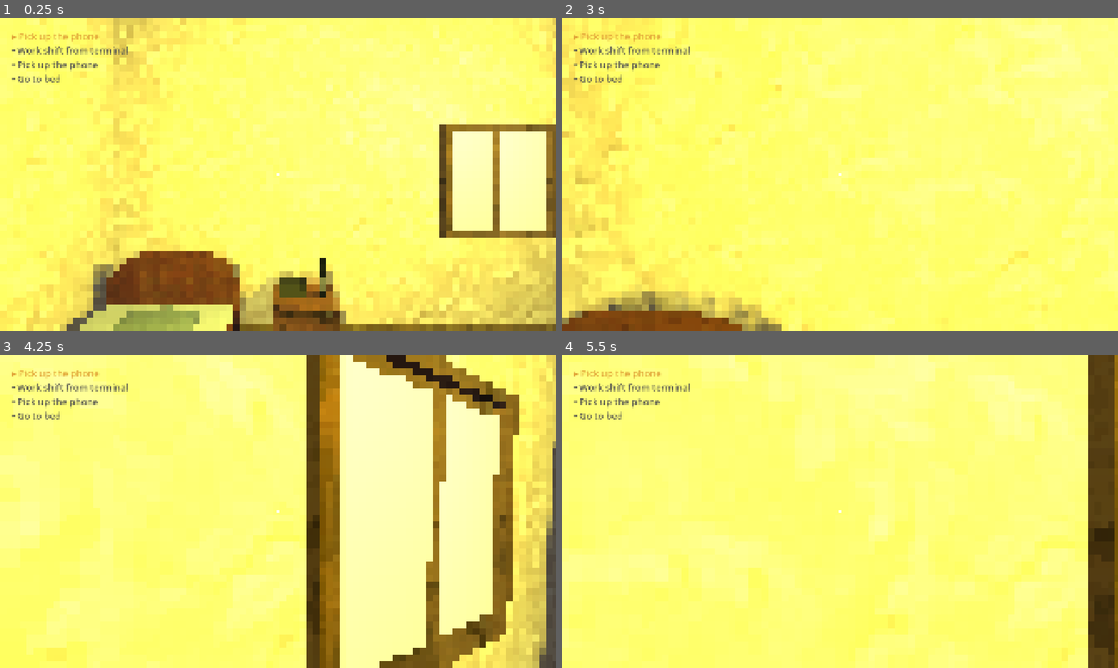
Above: before the commit, frames 1-4 (two rows, left to right).
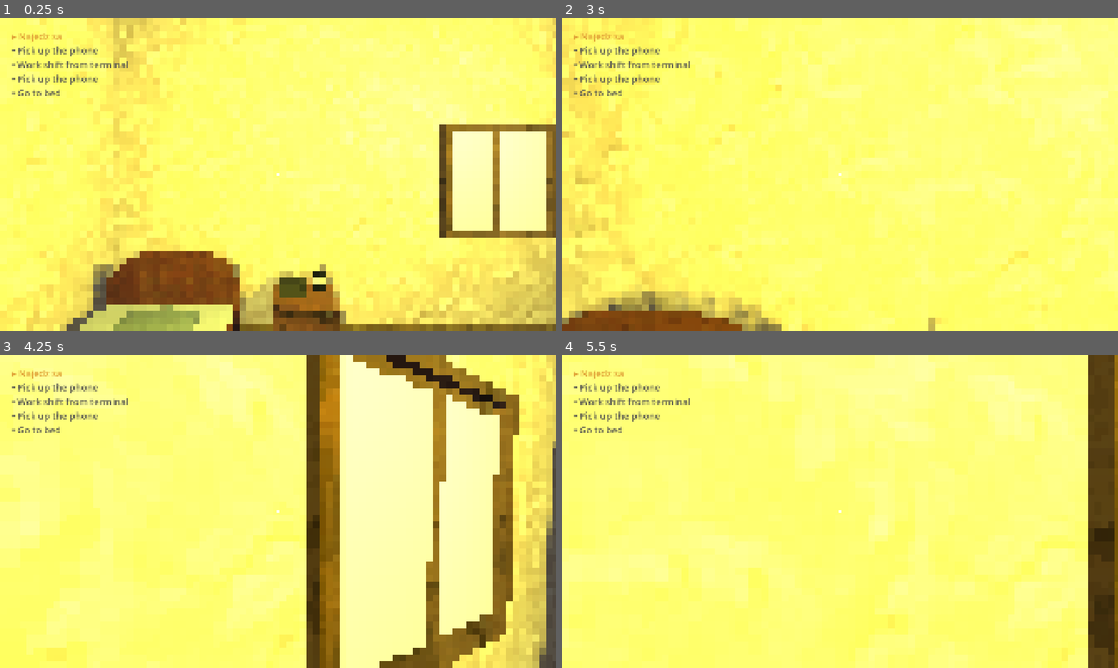
Above: after the commit, the same moments.

Repository: SimonKyselica/still-human
Game: Godot game, scene res://Main.tscn
The game is run twice, just before and just after one commit, with the same random seed, the same clock (stepped at 60 frames per second) and the same inputs. Sound files missing from this copy of the repository are replaced by a short silence.
Inputs (mouse positions are in pixels of both pictures, inside the frame that each line leads up to):
- Up to frame 1 (0.25 s): no input
- Up to frame 2 (3 s): tap Enter at 0.5, 2 s; move the mouse to (867, 174) at 0.52 s; hold E (interact) 0.53-1.28 s; hold W (move_forward) from 0.53 s (still down); click (867, 174) at 0.67 s; tap Space (advance_dialog) at 1.25, 1.35, 2.75 s; move the mouse to (812, 174) at 1.27 s; tap E (interact) at 1.55, 2.85 s; move the mouse to (851, 168) at 2.02 s; hold E (interact) 2.03-2.78 s; move the mouse to (834, 180) at 2.77 s; click (834, 180) at 2.92 s
- Up to frame 3 (4.25 s): keep holding W (move_forward); tap Enter at 3.5 s; move the mouse to (316, 514) at 3.52 s; hold Space (advance_dialog) from 3.53 s (still down); tap E (interact) at 3.8 s
- Up to frame 4 (5.5 s): keep holding W (move_forward); move the mouse to (795, 508) at 4.27 s; release Space (advance_dialog) at 4.28 s; tap E (interact) at 4.35 s; tap Space (advance_dialog) at 5 s; move the mouse to (845, 511) at 5.02 s; hold E (interact) from 5.03 s (still down); click (845, 511) at 5.17 s

The runs differ from the first frame. In frame 1, 1.3% of the frame differs, in the area x 2-60%, y 4-90%; in frame 2, 1.0%; in frame 3, 0.9%; in frame 4, 0.9%.

Commit message:
added two simple tasks: Eat burger and drink vine

Diff:
--- /dev/null
+++ b/Assets/Simple Tasks/Bottle.tscn
@@ -0,0 +1,19 @@
+[gd_scene format=3 uid="uid://flwix8h16d8c"]
+
+[ext_resource type="PackedScene" uid="uid://cwqnh10v56aaq" path="res://Assets/bottle.glb" id="1_5j8wp"]
+[ext_resource type="Script" uid="uid://drk7vtmv78eik" path="res://Interactibles/simpleTask.gd" id="2_at4d5"]
+
+[sub_resource type="CapsuleShape3D" id="CapsuleShape3D_u8lrn"]
+radius = 0.08691406
+height = 0.3453369
+
+[node name="bottle" unique_id=303642776 instance=ExtResource("1_5j8wp")]
+
+[node name="StaticBody3D" type="StaticBody3D" parent="Cylinder" parent_id_path=PackedInt32Array(966558489) index="0" unique_id=523197065]
+script = ExtResource("2_at4d5")
+prompt_text = "Drink Vine"
+task_id = "drink"
+
+[node name="CollisionShape3D" type="CollisionShape3D" parent="Cylinder/StaticBody3D" index="0" unique_id=980707218]
+transform = Transform3D(1, 0, 0, 0, 1, 0, 0, 0, 1, 0, 0.066223145, 0)
+shape = SubResource("CapsuleShape3D_u8lrn")
--- /dev/null
+++ b/Assets/Simple Tasks/Burger.tscn
@@ -0,0 +1,18 @@
+[gd_scene format=3 uid="uid://drkugcuee5wtm"]
+
+[ext_resource type="PackedScene" uid="uid://bdd7ggxv7hdnl" path="res://Assets/burger.glb" id="1_qtevo"]
+[ext_resource type="Script" uid="uid://drk7vtmv78eik" path="res://Interactibles/simpleTask.gd" id="2_gbhah"]
+
+[sub_resource type="BoxShape3D" id="BoxShape3D_avubr"]
+size = Vector3(2.067871, 12.856323, 1.7878418)
+
+[node name="burger" unique_id=229075079 instance=ExtResource("1_qtevo")]
+
+[node name="StaticBody3D" type="StaticBody3D" parent="Cylinder_001" parent_id_path=PackedInt32Array(827203184) index="0" unique_id=13376523]
+script = ExtResource("2_gbhah")
+prompt_text = "Eat Burger"
+task_id = "eat"
+
+[node name="CollisionShape3D" type="CollisionShape3D" parent="Cylinder_001/StaticBody3D" index="0" unique_id=2115539626]
+transform = Transform3D(0.99998295, 0, 0, 0, 1, 0, 0, 0, 0.99998295, 0.05786145, 1.4286499, 0.07043409)
+shape = SubResource("BoxShape3D_avubr")
--- a/Global Scripts/GameState.gd
+++ b/Global Scripts/GameState.gd
@@ -69,7 +69,7 @@
 
 func _build_schedule(d: int) -> Array[DayTask]:
 	var list: Array[DayTask] = []
-	#list.append(_task("eat",      "Najedz sa",                  "CHORE"))
+	list.append(_task("eat",      "Najedz sa",                  "CHORE"))
 	list.append(_task("morning_phone",    "Pick up the phone",           "PHONE"))
 	list.append(_task("terminal", "Work shift from terminal", "TERMINAL"))
 	list.append(_task("phone",    "Pick up the phone",           "PHONE"))
--- a/Interactibles/simpleTask.gd
+++ b/Interactibles/simpleTask.gd
@@ -10,6 +10,8 @@
 
 func interact(player: Node) -> void:
 	super.interact(player)
+	if task_id == "eat":
+		queue_free()
 	if not say_lines.is_empty():
 		DialogueManager.start_dialog(say_pos, say_lines, say_sfx)
 	GameState.complete_task(task_id)
--- a/Main.tscn
+++ b/Main.tscn
@@ -13,9 +13,7 @@
 [ext_resource type="PackedScene" uid="uid://vygtai0p15om" path="res://Assets/Full Setup/night_stand_2.tscn" id="11_20pc6"]
 [ext_resource type="PackedScene" uid="uid://dny2j0q2frc7y" path="res://Assets/Objects - Furniture/kitchen_cabinetry.tscn" id="14_5tuhn"]
 [ext_resource type="PackedScene" uid="uid://styyshsjyvrd" path="res://Assets/camera.glb" id="14_c2ibq"]
-[ext_resource type="PackedScene" uid="uid://cwqnh10v56aaq" path="res://Assets/bottle.glb" id="14_mxvw5"]
 [ext_resource type="Script" uid="uid://dqcn2khdyfblg" path="res://Global Scripts/DayManager.gd" id="15_j4qnp"]
-[ext_resource type="PackedScene" uid="uid://bdd7ggxv7hdnl" path="res://Assets/burger.glb" id="15_xrxkg"]
 [ext_resource type="PackedScene" uid="uid://u1opjqysmeut" path="res://Assets/Objects - Furniture/wardrobe.tscn" id="16_fpfj3"]
 [ext_resource type="PackedScene" uid="uid://xu063jr1lrg2" path="res://Assets/Objects - Furniture/kitchen_table.tscn" id="19_2gh4u"]
 [ext_resource type="PackedScene" uid="uid://d34flcbllmjj7" path="res://Assets/Objects - Furniture/couch.tscn" id="19_5tuhn"]
@@ -25,6 +23,8 @@
 [ext_resource type="PackedScene" uid="uid://bs8h8eo6u3aqf" path="res://Assets/tanier.glb" id="22_3b0ty"]
 [ext_resource type="PackedScene" uid="uid://blt6dkmampdbe" path="res://Assets/radio.glb" id="22_xrxkg"]
 [ext_resource type="PackedScene" uid="uid://bm3l3as3w0j5c" path="res://Assets/Door/door_with_threshhold.tscn" id="25_mxvw5"]
+[ext_resource type="PackedScene" uid="uid://flwix8h16d8c" path="res://Assets/Simple Tasks/Bottle.tscn" id="25_sqvbp"]
+[ext_resource type="PackedScene" uid="uid://drkugcuee5wtm" path="res://Assets/Simple Tasks/Burger.tscn" id="25_xrxkg"]
 
 [sub_resource type="StandardMaterial3D" id="StandardMaterial3D_r0du0"]
 albedo_color = Color(0.8352941, 1, 1, 1)
@@ -167,12 +167,6 @@
 
 [node name="couch" parent="Furniture - interactible" unique_id=255986357 instance=ExtResource("19_5tuhn")]
 transform = Transform3D(-0.9981348, 0, -0.06104852, 0, 1, 0, 0.06104852, 0, -0.9981348, -1.2237489, 0.6511053, -3.0280185)
-
-[node name="bottle" parent="Furniture - interactible" unique_id=303642776 instance=ExtResource("14_mxvw5")]
-transform = Transform3D(1, 0, 0, 0, 1, 0, 0, 0, 1, -3.3680587, 1.1806617, -5.0033894)
-
-[node name="burger" parent="Furniture - interactible" unique_id=229075079 instance=ExtResource("15_xrxkg")]
-transform = Transform3D(1, 0, 0, 0, 1, 0, 0, 0, 1, -1.1325356, 1.349809, -1.0698048)
 
 [node name="bed" parent="Furniture - interactible" unique_id=678918744 instance=ExtResource("4_cm0pq")]
 transform = Transform3D(0.99999994, 0, 1.7484554e-07, 0, 1, 0, -1.7484554e-07, 0, 0.99999994, -4.726636, 0.7798519, -4.2146487)
@@ -227,3 +221,9 @@
 light_energy = 3.64
 shadow_enabled = true
 area_range = 64.226
+
+[node name="burger" parent="." unique_id=229075079 instance=ExtResource("25_xrxkg")]
+transform = Transform3D(1, 0, 0, 0, 1, 0, 0, 0, 1, -1.1207821, 1.3285811, -1.07654)
+
+[node name="bottle" parent="." unique_id=303642776 instance=ExtResource("25_sqvbp")]
+transform = Transform3D(1, 0, 0, 0, 1, 0, 0, 0, 1, -3.3945994, 1.1709324, -5.0417304)
Not shown, added: Assets/3d_virtual_reality_2.glb.import
Binary file added: Assets/3d_virtual_reality_2_3DVR_UV_textured.png
Not shown, added: Assets/3d_virtual_reality_2_3DVR_UV_textured.png.import
Not shown, added: Assets/prison_door.glb.import
Binary file added: Assets/prison_door_prison_door_UV_textured.png
Not shown, added: Assets/prison_door_prison_door_UV_textured.png.import
